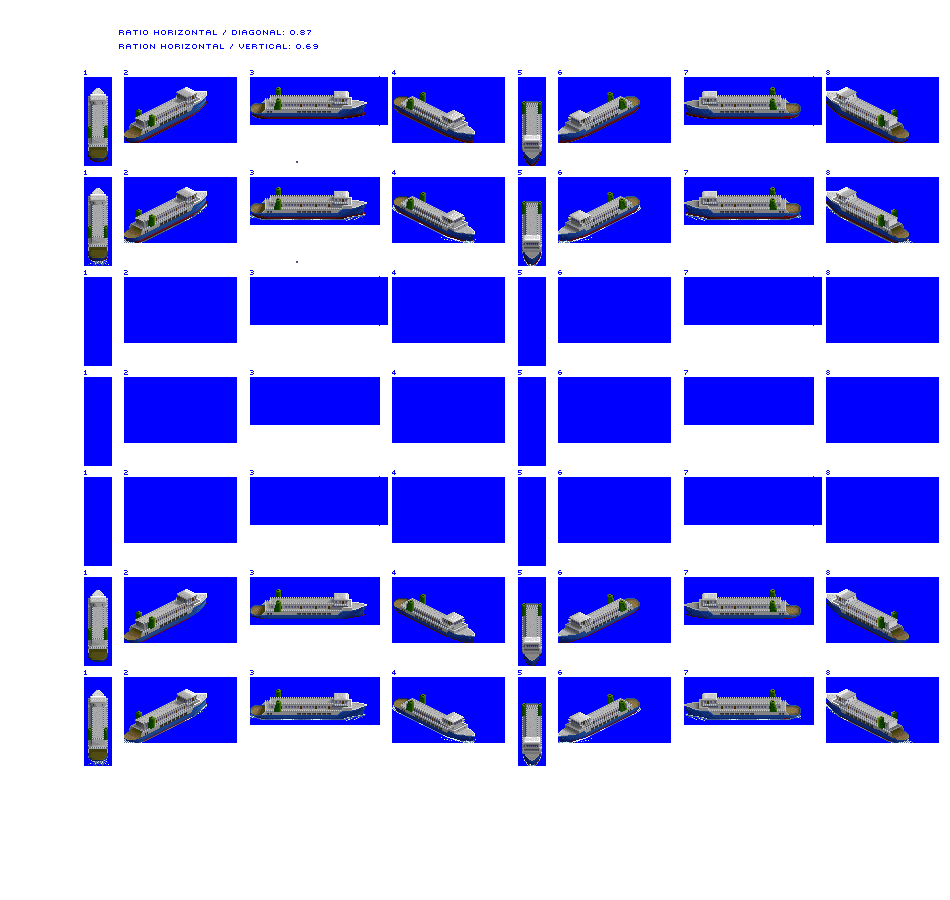
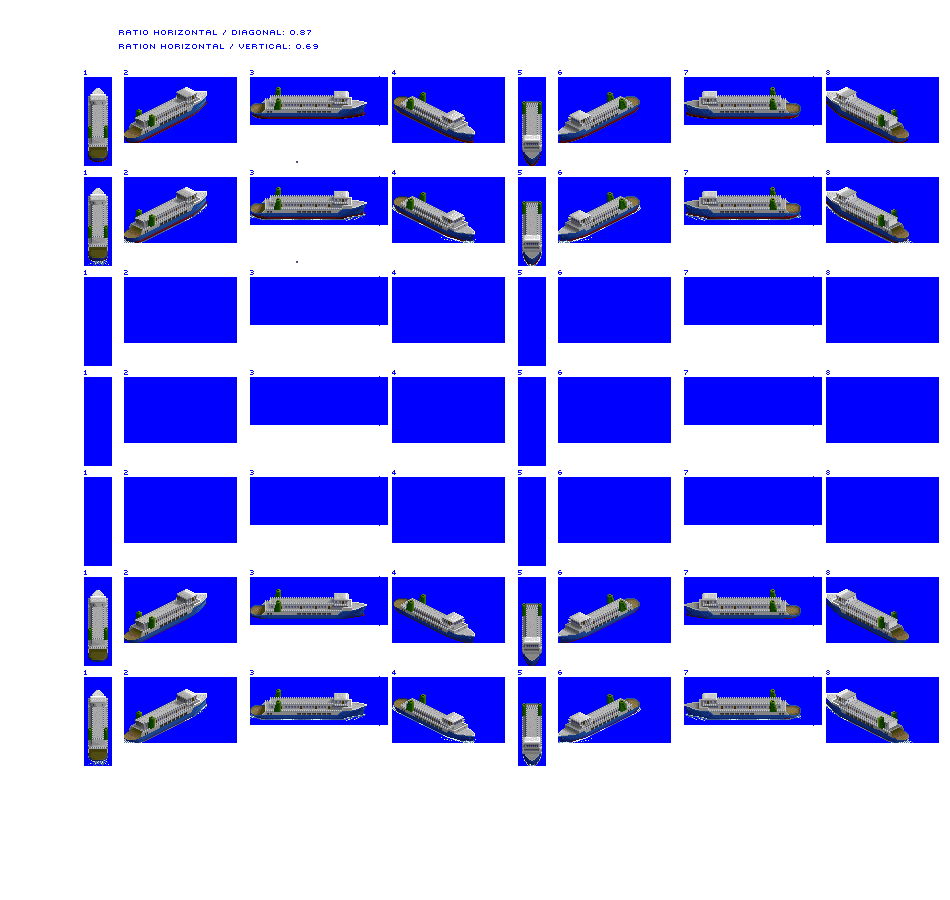
Comparing the layer stacks of the two w=950, h=900 images. Changes:
painted on "blue bg" over [379, 176, 822, 726]
